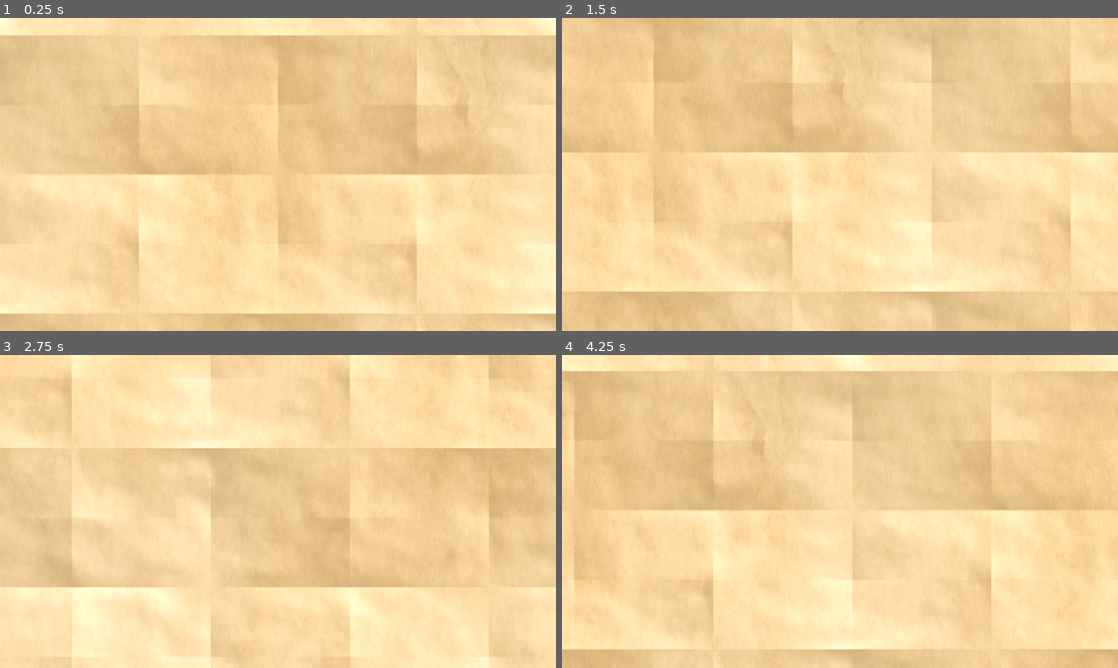
Above: before the commit, frames 1-4 (two rows, left to right).
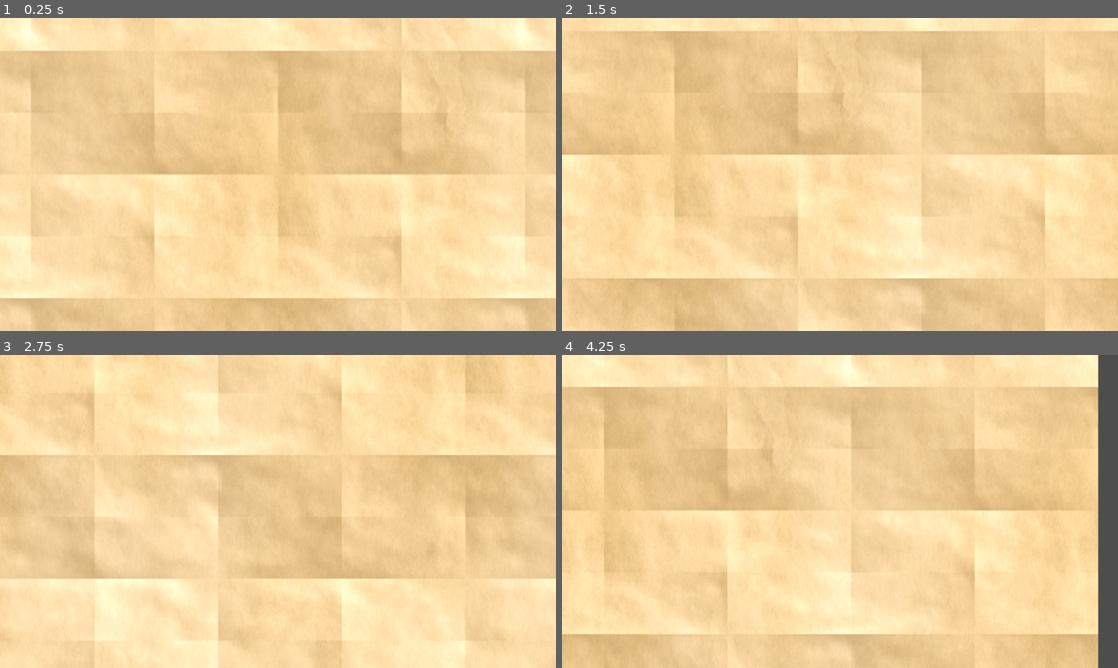
Above: after the commit, the same moments.

Repository: VAIVS/SD.Godot.ChartKrieg
Game: Godot game, scene res://Scenes/timo_test.tscn
The game is run twice, just before and just after one commit, with the same random seed, the same clock (stepped at 60 frames per second) and the same inputs. After the commit the project has no main scene; this scene is started directly in both runs.
Inputs:
- Up to frame 1 (0.25 s): no input
- Up to frame 2 (1.5 s): tap Enter at 0.5 s; hold Right (ui_right) 0.53-1.28 s; hold Down (ui_down) from 1.28 s (still down)
- Up to frame 3 (2.75 s): release Down (ui_down) at 2.03 s; hold Right (ui_right) from 2.03 s (still down)
- Up to frame 4 (4.25 s): release Right (ui_right) at 2.78 s; hold Up (ui_up) 2.78-3.53 s; hold Left (ui_left) from 3.53 s (still down)

The runs differ from the first frame. In frame 1, 10% of the frame differs, in the area x 0-100%, y 0-100%; in frame 2, 8.2%; in frame 3, 7.7%; in frame 4, 13%.

Commit message:
Project changes

Diff:
--- a/project.godot
+++ b/project.godot
@@ -11,17 +11,48 @@
 [application]
 
 config/name="Sd.godot.chart Krieg"
-run/main_scene="res://Scenes/timo_test.tscn"
+run/main_scene="res://Scenes/timo/timo_test.tscn"
 config/features=PackedStringArray("4.2", "GL Compatibility")
 config/icon="res://icon.svg"
 
 [display]
 
-window/size/viewport_width=1024
-window/size/viewport_height=576
-window/stretch/mode="canvas_items"
+window/stretch/mode="viewport"
+
+[input]
+
+zoom_in={
+"deadzone": 0.5,
+"events": [Object(InputEventMouseButton,"resource_local_to_scene":false,"resource_name":"","device":-1,"window_id":0,"alt_pressed":false,"shift_pressed":false,"ctrl_pressed":false,"meta_pressed":false,"button_mask":8,"position":Vector2(192, 17),"global_position":Vector2(196, 58),"factor":1.0,"button_index":4,"canceled":false,"pressed":true,"double_click":false,"script":null)
+, Object(InputEventKey,"resource_local_to_scene":false,"resource_name":"","device":-1,"window_id":0,"alt_pressed":false,"shift_pressed":false,"ctrl_pressed":false,"meta_pressed":false,"pressed":false,"keycode":0,"physical_keycode":49,"key_label":0,"unicode":49,"echo":false,"script":null)
+]
+}
+zoom_out={
+"deadzone": 0.5,
+"events": [Object(InputEventMouseButton,"resource_local_to_scene":false,"resource_name":"","device":-1,"window_id":0,"alt_pressed":false,"shift_pressed":false,"ctrl_pressed":false,"meta_pressed":false,"button_mask":16,"position":Vector2(130, 22),"global_position":Vector2(134, 63),"factor":1.0,"button_index":5,"canceled":false,"pressed":true,"double_click":false,"script":null)
+, Object(InputEventKey,"resource_local_to_scene":false,"resource_name":"","device":-1,"window_id":0,"alt_pressed":false,"shift_pressed":false,"ctrl_pressed":false,"meta_pressed":false,"pressed":false,"keycode":0,"physical_keycode":50,"key_label":0,"unicode":50,"echo":false,"script":null)
+]
+}
+move_up={
+"deadzone": 0.5,
+"events": []
+}
+
+[layer_names]
+
+2d_navigation/layer_1="Plain"
+2d_navigation/layer_2="Water"
+2d_navigation/layer_3="Forest"
+2d_navigation/layer_4="Moutain"
+2d_navigation/layer_5="Swamp"
+
+[navigation]
+
+2d/default_edge_connection_margin=55.0
+2d/default_link_connection_radius=55.0
 
 [rendering]
 
+textures/canvas_textures/default_texture_filter=0
 renderer/rendering_method="gl_compatibility"
 renderer/rendering_method.mobile="gl_compatibility"
